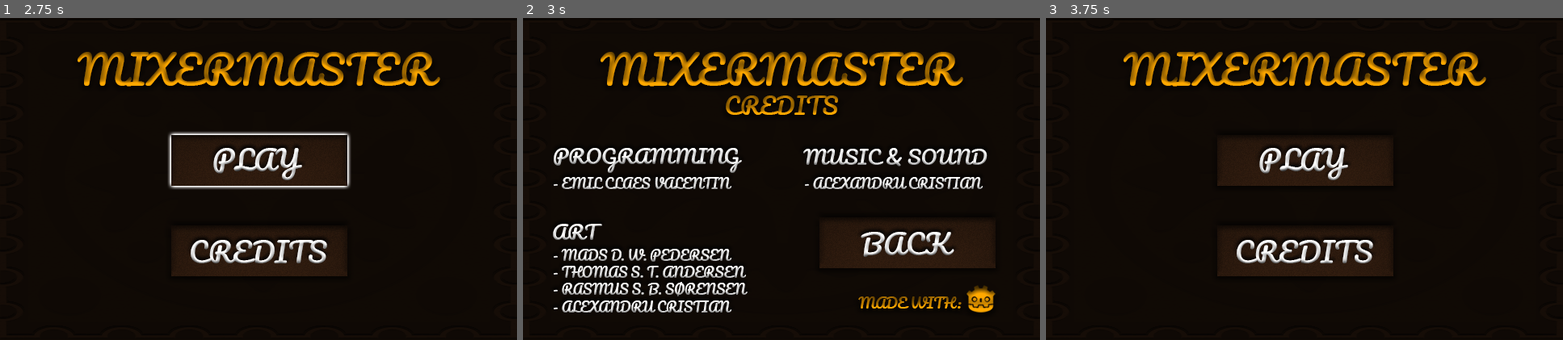
Above: before the commit, frames 1-3 (left to right).
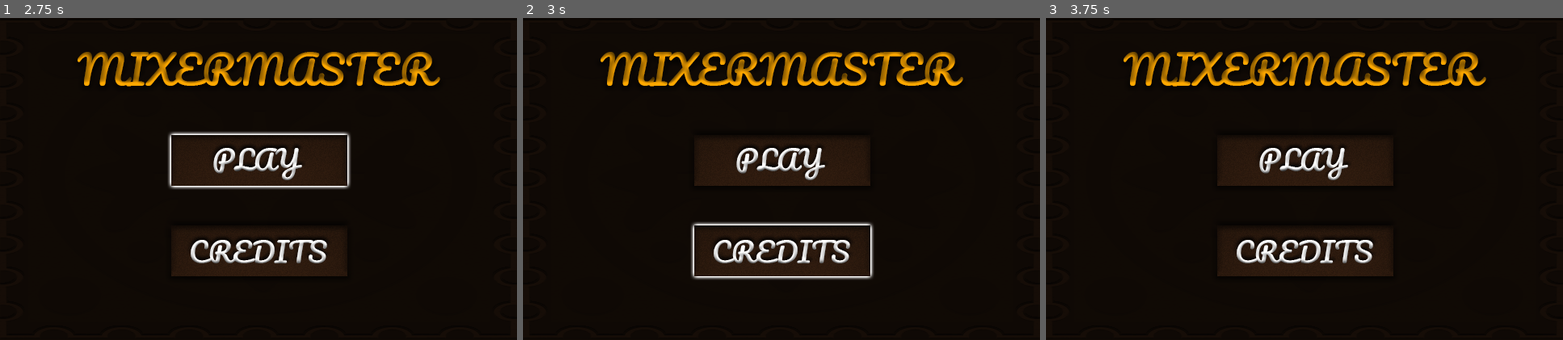
Above: after the commit, the same moments.

Repository: AtomicPotatoEmil/CreateJamFall2020
Game: Godot game, scene res://StartMenu/StartMenu.tscn
Two runs of this game, one before a commit and one after it. Both use one fixed random seed, a clock stepped at 60 frames per second and the inputs below.
Inputs (mouse positions are in pixels of both pictures, inside the frame that each line leads up to):
- Up to frame 1 (2.75 s): click (258, 159) at 0.5 s; click (258, 159) at 1.25 s; click (258, 159) at 2 s
- Up to frame 2 (3 s): click (781, 249) at 2.75 s
- Up to frame 3 (3.75 s): click (1433, 243) at 3.52 s

Frame 1 is identical in both runs. In frame 2, 17% of the frame differs, in the area x 5-92%, y 24-92%; in frame 3, nothing differs.
Error after the commit: Attempt to call function 'hide' in base 'null instance' on a null instance. (res://StartMenu/StartMenu.gd:6)

Commit message:
Test comit

Diff:
--- a/CreateJamFall2020/StartMenu/StartMenu.tscn
+++ b/CreateJamFall2020/StartMenu/StartMenu.tscn
@@ -7,9 +7,6 @@
 [ext_resource path="res://StartMenu/assets/play-knap-h.png" type="Texture" id=5]
 [ext_resource path="res://StartMenu/StartMenu.gd" type="Script" id=6]
 [ext_resource path="res://StartMenu/assets/Menu Music.wav" type="AudioStream" id=7]
-[ext_resource path="res://StartMenu/assets/Credit_Screen.png" type="Texture" id=8]
-[ext_resource path="res://StartMenu/assets/Back-h.png" type="Texture" id=9]
-[ext_resource path="res://StartMenu/assets/Back.png" type="Texture" id=10]
 
 [node name="StartMenu" type="Control"]
 anchor_right = 1.0
@@ -19,7 +16,7 @@
 "_edit_use_anchors_": false
 }
 
-[node name="bg" type="Sprite" parent="."]
+[node name="Sprite" type="Sprite" parent="."]
 texture = ExtResource( 1 )
 centered = false
 
@@ -41,24 +38,11 @@
 margin_bottom = 332.05
 texture_normal = ExtResource( 2 )
 texture_hover = ExtResource( 3 )
+__meta__ = {
+"_edit_use_anchors_": false
+}
 
 [node name="AudioStreamPlayer" type="AudioStreamPlayer" parent="."]
 stream = ExtResource( 7 )
-
-[node name="CreditScreen" type="Sprite" parent="."]
-texture = ExtResource( 8 )
-centered = false
-
-[node name="Back" type="TextureButton" parent="."]
-margin_left = 356.488
-margin_top = 236.455
-margin_right = 597.488
-margin_bottom = 322.455
-texture_normal = ExtResource( 10 )
-texture_hover = ExtResource( 9 )
-__meta__ = {
-"_edit_use_anchors_": false
-}
 [connection signal="pressed" from="Play" to="." method="_on_Play_pressed"]
 [connection signal="pressed" from="Credits" to="." method="_on_Credits_pressed"]
-[connection signal="pressed" from="Back" to="." method="_on_Back_pressed"]
--- a/CreateJamFall2020/project.godot
+++ b/CreateJamFall2020/project.godot
@@ -19,16 +19,10 @@
 run/main_scene="res://StartMenu/StartMenu.tscn"
 config/icon="res://icon.png"
 
-[autoload]
-
-Potion="*res://Potion.gd"
-
 [display]
 
 window/size/width=640
 window/size/height=400
-window/stretch/mode="2d"
-window/stretch/aspect="keep"
 
 [rendering]
 
Not shown: 1 places in CreateJamFall2020/StartMenu/StartMenu.tscn that only renumber resources
